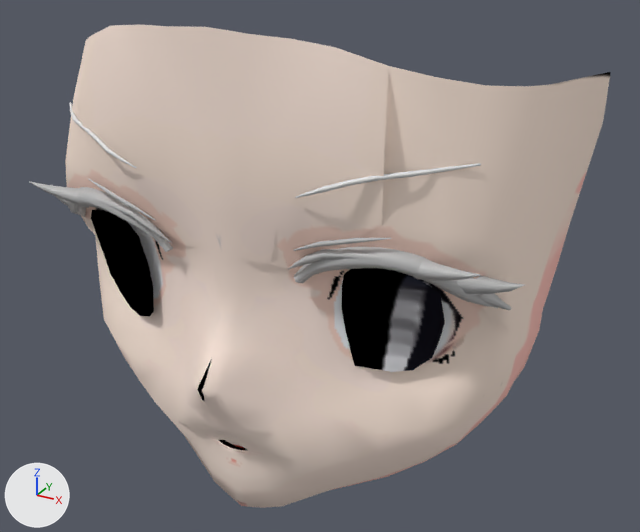
The Blender file Blender/Luna_NewFace.blend: old version first, new version second.
Rendered twice from a 50 mm camera at (0.152, -0.28, 1.396) aimed at (0.011, -0.024, 1.268). Arrows for +X, +Y and +Z are at lower left; the lights stay in place. The older version comes first.

The first picture shows 'EyeBrow', 'NurbsPath', 'SKM_Luna.Face', 'SKM_LunaEyeTemp' and 2 more.
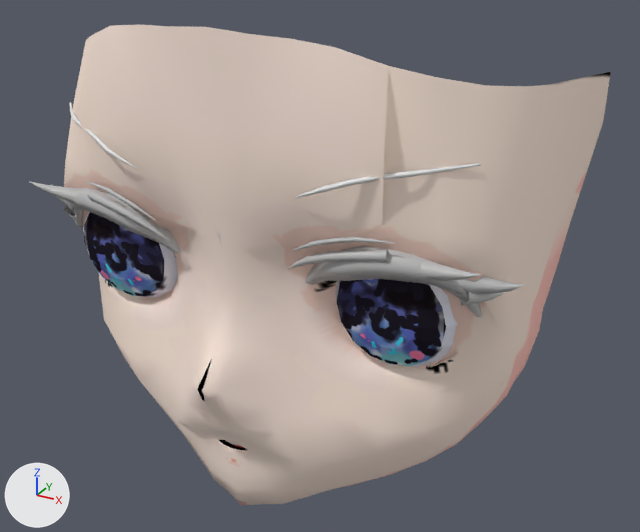
What changed in the scene script:
```text
Change me_h_001:
    used by ob_skm_luna_face; location = (0.0, 0.0, 0.0); scale = (0.01, 0.01, 0.01)
    verts and faces of me_h_001; kept vertices keep their numbers, new ones are numbered from 206
    remove me_h_001.from_pydata(...)  # 206 vertices, 175 faces, 1 loose edge; spans x 0.0..9.5, y -8.4..2.5, z 118.2..135.7
    add me_h_001.from_pydata(...)  # 319 vertices, 270 faces, 1 loose edge; spans x 0.0..9.5, y -8.5..2.5, z 118.4..135.7
    me_h_001 part 1
    9 vertices are removed from x 3.2..7.5, y -6.1..-4.2, z 124.9..128.7
    16 faces are deleted
    25 vertices move from x 0.0..8.3, y -6.8..-4.0, z 121.7..132.8 to x 0.0..8.3, y -6.8..-4.3, z 121.7..132.5
    72 vertices are added at x 0.0..8.1, y -8.5..-2.6, z 123.7..129.0
    81 new faces join them
    me_h_001 part 2
    add verts[22] = (0.8, -4.5, 118.6)  # moved
    add verts[24] = (0.0, -4.9, 118.4)  # moved
    add verts[35] = (0.7, -6.1, 118.6)  # moved, pixel (262, 504)
    add verts[27] = (0.8, -5.2, 118.6)  # moved
    add verts[28] = (0.0, -5.4, 118.4)  # moved
    add verts[125] = (2.2, -4.1, 118.8)  # moved
    add verts[127] = (1.5, -5.9, 118.8)  # moved, pixel (281, 504)
    add verts[137] = (4.7, -4.0, 119.9)  # moved, pixel (386, 475)
    other edits to the shape of me_h_001 do not show in these pictures
Change cu_nurbspath:
    where _sp = cu_nurbspath.splines.new('NURBS'); _sp.points.add(7)
    remove _sp.points.foreach_set('co', [2.497, -6.336, 128.1, 1.0, 2.793, -6.303, 128.5, 1.0, 3.553, -6.536, 129.1, 1.0, 4.781, -6.48, 129.5, 1.0, 6.205, -6.142, 129.4, 1.0, 7.185, -5.74, 129.0, 1.0, 7.78, -5.019, 128.2, 1.0, 8.235, -4.188, 127.6, 1.0])
    remove _sp.points.foreach_set('radius', [50.49, 50.49, 100.0, 100.0, 100.0, 100.0, 100.0, 22.13])
    add _sp.points.foreach_set('co', [2.543, -5.731, 127.8, 1.0, 3.084, -5.879, 128.4, 1.0, 3.716, -6.199, 128.9, 1.0, 4.796, -6.257, 129.2, 1.0, 6.167, -6.079, 129.3, 1.0, 7.157, -5.739, 129.0, 1.0, 7.641, -5.152, 128.5, 1.0, 7.942, -4.889, 127.5, 1.0])
    add _sp.points.foreach_set('radius', [50.49, 80.09, 187.3, 133.2, 165.5, 85.64, 100.0, 22.13])
    where _sp = cu_nurbspath.splines.new('NURBS'); _sp.points.add(3)
    remove _sp.points.foreach_set('co', [2.219, -6.485, 128.4, 1.0, 2.86, -6.723, 128.9, 1.0, 3.81, -6.723, 129.4, 1.0, 5.333, -6.465, 129.5, 1.0])
    remove _sp.points.foreach_set('radius', [1.451, 33.04, 44.07, 48.77])
    add _sp.points.foreach_set('co', [2.219, -6.485, 128.4, 1.0, 2.86, -6.723, 128.9, 1.0, 3.981, -6.735, 129.4, 1.0, 5.587, -6.491, 129.6, 1.0])
    add _sp.points.foreach_set('radius', [1.451, 33.04, 44.07, 58.0])
    where _sp = cu_nurbspath.splines.new('NURBS'); _sp.points.add(2)
    remove _sp.points.foreach_set('co', [7.805, -4.886, 128.3, 1.0, 8.319, -4.466, 127.9, 1.0, 8.618, -4.123, 127.6, 1.0])
    add _sp.points.foreach_set('co', [7.604, -5.432, 128.4, 1.0, 8.167, -4.905, 128.2, 1.0, 8.46, -4.537, 128.3, 1.0])
    where _sp = cu_nurbspath.splines.new('NURBS'); _sp.points.add(4)
    remove _sp.points.foreach_set('co', [2.614, -6.774, 129.3, 1.0, 3.481, -6.897, 129.7, 1.0, 4.126, -6.872, 129.9, 1.0, 4.748, -6.742, 130.0, 1.0, 5.671, -6.491, 130.2, 1.0])
    add _sp.points.foreach_set('co', [2.614, -6.774, 129.3, 1.0, 3.357, -6.887, 129.7, 1.0, 3.956, -6.859, 129.9, 1.0, 4.748, -6.743, 130.0, 1.0, 5.81, -6.499, 130.0, 1.0])
Remove ob_skm_lunaeyetemp:
    ob_skm_lunaeyetemp = bpy.data.objects.new('SKM_LunaEyeTemp', me_h_003)
Add ob_sphere:
    ob_sphere = bpy.data.objects.new('Sphere', me_sphere)  # 65 vertices, 64 faces; spans x 0.0266..0.079, y -0.0007..0.0224, z -0.0238..0.0286; in mat_m_luna_eyes (picture img_eyetemp); modifiers MIRROR
    ob_sphere.location = (0.0, -0.0587, 1.2692)
    ob_sphere.rotation_euler = (0.09, 0.0, 0.0)  # degrees (5.2, 0, 0)
```

Location of each change, [x1, y1, x2, y2] in pixels of the pictures (640 x 532 px; the box of a moved part takes in the faces that stretch with it):
'SKM_Luna.Face', reshaped
    before: [65, 24, 611, 508]
    after: [64, 24, 611, 505]
'Sphere', added
    after: [84, 212, 458, 367]
'SKM_LunaEyeTemp', deleted
    before: [91, 210, 445, 372]
'NurbsPath', reshaped
    before: [29, 179, 525, 310]
    after: [29, 181, 525, 317]
part 1 of me_h_001, reshaped
    before: [65, 26, 526, 488]
    after: [64, 26, 526, 488]
part 2 of me_h_001, moved or reshaped
    before: [185, 437, 420, 508]
    after: [185, 437, 420, 505]
